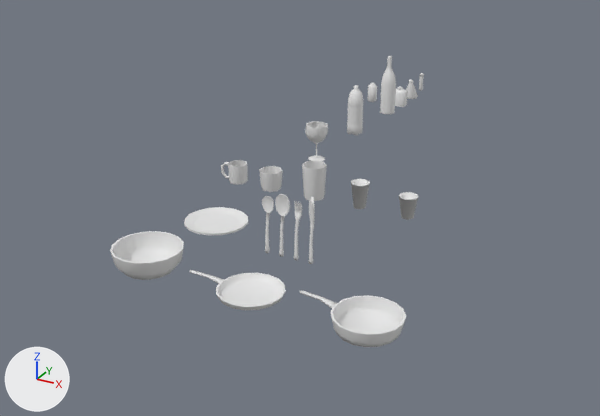
The Blender file resources/meshes/items/dishware01.blend, before and after one commit.
Before and after are seen from a 50 mm lens placed at (1.54, -2.4, 1.63), pointed at (-0.36, 1.05, -0.1). Every picture has the same lights, and +X, +Y and +Z are marked at lower left.

In view in the first picture: 'bottle01', 'bottle02', 'bottle03', 'bowl01', 'butterKnife01', 'cup01', 'cup1Paper2oz', 'cupLarge01', 'cupPaper16oz', 'fork01', 'goblet01', 'pan01', 'plate01', 'skillet01', 'spoon01', 'tableSpoon01'.
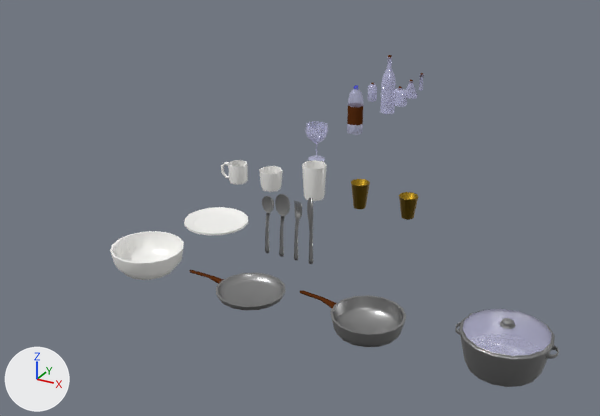
Patch to the scene script:
```diff
--- a/resources/meshes/items/dishware01.blend.py
+++ b/resources/meshes/items/dishware01.blend.py
@@ mat_woodbrown @@
+mat_woodbrown = principled_material('woodBrown')
+mat_woodbrown.base_color = (0.105, 0.029, 0.00677)  # brown #5b3014
+mat_woodbrown.roughness = 0.91
+mat_woodbrown.specular_ior_level = 0.0
@@ mat_plastic @@
+mat_plastic = principled_material('plastic')
+mat_plastic.base_color = (0.708, 0.708, 1.0)  # white #dbdbff
+mat_plastic.metallic = 0.133
+mat_plastic.roughness = 0.333
+mat_plastic.alpha = 0.333
+mat_plastic.specular_ior_level = 0.0
+mat_plastic.sheen_weight = 0.2
@@ me_bottle01 @@
 me_bottle01.from_pydata(...)  # 86 vertices, 96 faces; spans x -0.051..0.051, y -0.051..0.051, z 0.0..0.3
+# me_bottle01 part 1: all 40 faces centred in x -0.043..0.043, y -0.043..0.043, z 0.184..0.272 switch from no material to mat_plastic (white #dbdbff)
+# me_bottle01 part 2: all 32 faces centred in x -0.043..0.043, y -0.043..0.043, z 0.007..0.066 switch from no material to mat_plastic (white #dbdbff)
+# me_bottle01 part 3: all 8 faces centred in x -0.042..0.042, y -0.042..0.042, z 0.125 switch from no material to mat_woodbrown (brown #5b2f14)
+me_bottle01.materials.append(mat_plasticblue)  # blue #0000ff
@@ me_bottle02 @@
-me_bottle02.from_pydata(...)  # 98 vertices, 104 faces; spans x -0.051..0.051, y -0.051..0.051, z 0.0..0.375
+me_bottle02.from_pydata(...)  # 178 vertices, 184 faces; spans x -0.051..0.051, y -0.051..0.051, z 0.0..0.37
+# me_bottle02 part 4: 8 vertices moved from x -0.012..0.012, y -0.012..0.012, z 0.375 to x -0.012..0.012, y -0.012..0.012, z 0.32; 1 vertex removed from x 0.0, y 0.0, z 0.375; 81 vertices added at x -0.046..0.046, y -0.046..0.046, z 0.003..0.367
+# me_bottle02 part 5: 88 faces spanning x -0.051..0.051, y -0.051..0.051, z 0.0..0.37 switch from no material to mat_glassclear (white #dbdbff)
@@ me_bottle03 @@
-me_bottle03.from_pydata(...)  # 82 vertices, 88 faces; spans x -0.0507..0.0507, y -0.0358..0.0358, z 0.0..0.125
+me_bottle03.from_pydata(...)  # 114 vertices, 128 faces; spans x -0.0507..0.0507, y -0.0358..0.0358, z 0.0..0.12
+# me_bottle03 part 6: 64 faces spanning x -0.0507..0.0507, y -0.0358..0.0358, z 0.0..0.12 switch from no material to mat_glassclear (white #dbdbff)
@@ me_pan01 @@
 me_pan01.from_pydata(...)  # 120 vertices, 148 faces; spans x -0.289..0.137, y -0.137..0.137, z 0.0..0.042
+# me_pan01 part 7: all 96 faces centred in x -0.128..0.128, y -0.128..0.128, z 0.007..0.034 switch from no material to mat_metalironshiny (grey #acacac)
+# me_pan01 part 8: all 36 faces centred in x -0.288..-0.132, y -0.022..0.022, z 0.017..0.042 switch from no material to mat_woodbrown (brown #5b2f14)
+me_pan01.materials.append(mat_metalironrough)  # grey #acacac
@@ me_skillet01 @@
 me_skillet01.from_pydata(...)  # 120 vertices, 148 faces; spans x -0.28..0.137, y -0.137..0.137, z 0.0..0.086
+# me_skillet01 part 9: all 96 faces centred in x -0.128..0.128, y -0.128..0.128, z 0.008..0.065 switch from no material to mat_metalironshiny (grey #acacac)
+# me_skillet01 part 10: all 36 faces centred in x -0.28..-0.132, y -0.022..0.022, z 0.035..0.086 switch from no material to mat_woodbrown (brown #5b2f14)
+me_skillet01.materials.append(mat_metalironrough)  # grey #acacac
@@ me_spoon01 @@
 me_spoon01.from_pydata(...)  # 69 vertices, 93 faces; spans x -0.03..0.03, y -0.005..0.024, z -0.084..0.191
+me_spoon01.materials.append(mat_metalironshiny)  # grey #acacac
@@ me_tablespoon01 @@
 me_tablespoon01.from_pydata(...)  # 69 vertices, 93 faces; spans x -0.036..0.036, y -0.005..0.025, z -0.084..0.216
+me_tablespoon01.materials.append(mat_metalironshiny)  # grey #acacac
@@ me_fork01 @@
 me_fork01.from_pydata(...)  # 100 vertices, 119 faces; spans x -0.017..0.017, y -0.005..0.023, z -0.084..0.198
+me_fork01.materials.append(mat_metalironshiny)  # grey #acacac
@@ me_butterknife01 @@
 me_butterknife01.from_pydata(...)  # 36 vertices, 48 faces; spans x -0.02..0.011, y -0.005..0.015, z -0.084..0.234
+me_butterknife01.materials.append(mat_metalironshiny)  # grey #acacac
@@ me_cuppaper16oz @@
 me_cuppaper16oz.from_pydata(...)  # 82 vertices, 90 faces; spans x -0.0444..0.0444, y -0.0467..0.0467, z 0.0..0.13
+me_cuppaper16oz.materials.append(mat_metalbrassshiny)  # yellow #b89229
@@ me_cup1paper2oz @@
 me_cup1paper2oz.from_pydata(...)  # 82 vertices, 90 faces; spans x -0.0444..0.0444, y -0.0467..0.0467, z 0.0..0.11
+me_cup1paper2oz.materials.append(mat_metalbrassshiny)  # yellow #b89229
@@ ob_cookingpotlid01 @@
+ob_cookingpotlid01 = bpy.data.objects.new('cookingPotLid01', me_cookingpotlid01)  # 194 vertices, 192 faces; spans x -0.149..0.149, y -0.149..0.149, z 0.137..0.188; in mat_metalironshiny (grey #acacac), mat_glassclear (white #dbdbff), mat_metalironrough (grey #acacac)
+ob_cookingpotlid01.location = (1.0, 0.0, 0.0)
@@ ob_cookingpot01 @@
+ob_cookingpot01 = bpy.data.objects.new('cookingPot01', me_cookingpot01)  # 218 vertices, 224 faces; spans x -0.173..0.173, y -0.156..0.156, z 0.0..0.142; in mat_metalironshiny (grey #acacac), mat_metalironrough (grey #acacac)
+ob_cookingpot01.location = (1.0, 0.0, 0.0)
```

Pixel boxes (x1, y1, x2, y2) of what changed, in the pictures (600 x 416 px):
'cookingPotLid01', added: after (461, 309, 553, 357)
'cookingPot01', added: after (455, 310, 559, 387)
'cupPaper16oz', recoloured (grey to brown): (351, 179, 370, 209) in both
'cup1Paper2oz', recoloured (grey to brown): (399, 192, 419, 220) in both
'tableSpoon01', recoloured: (275, 194, 290, 257) in both
'butterKnife01', recoloured: (307, 197, 315, 264) in both
'spoon01', recoloured: (262, 196, 274, 253) in both
'fork01', recoloured: (294, 201, 302, 260) in both
part 1 of me_bottle01, recoloured: (348, 89, 363, 107) in both
part 2 of me_bottle01, recoloured: (347, 124, 363, 136) in both
part 3 of me_bottle01, recoloured (grey to brown): (347, 106, 363, 125) in both
part 4 of me_bottle02, built on: after (387, 57, 392, 65)
part 5 of me_bottle02, recoloured: (380, 65, 396, 114) in both
part 6 of me_bottle03, recoloured: (395, 90, 408, 107) in both
part 7 of me_pan01, recoloured (white to grey): (216, 273, 286, 310) in both
part 8 of me_pan01, recoloured: (190, 270, 224, 284) in both
part 9 of me_skillet01, recoloured (white to grey): (331, 295, 406, 347) in both
part 10 of me_skillet01, recoloured (white to brown): (300, 290, 336, 308) in both
